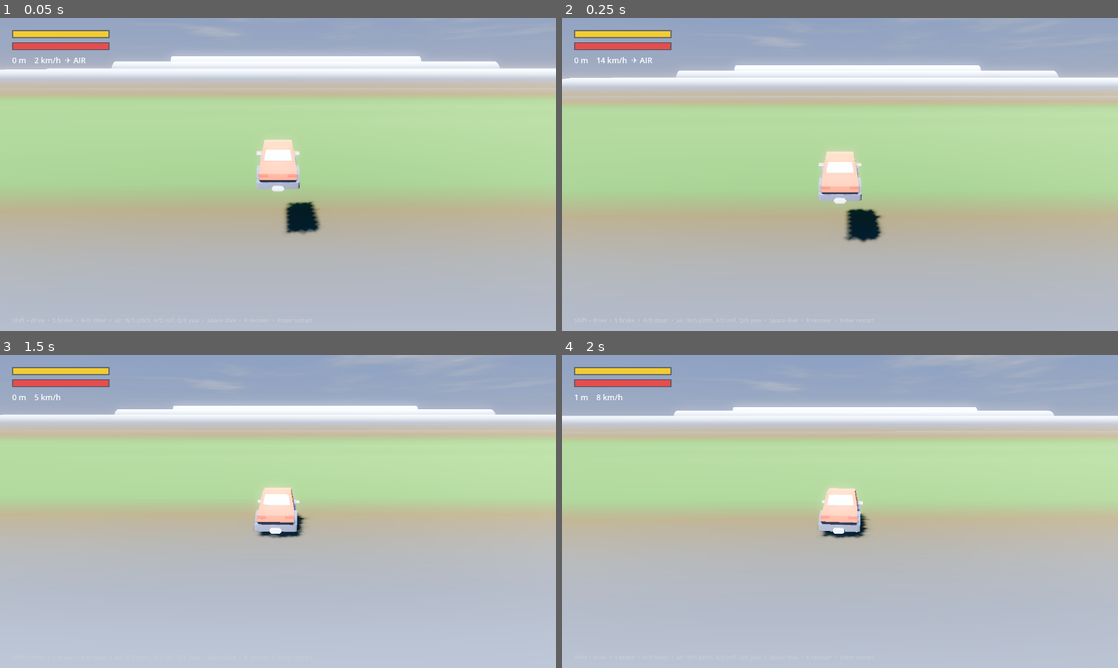
Above: before the commit, frames 1-4 (two rows, left to right).
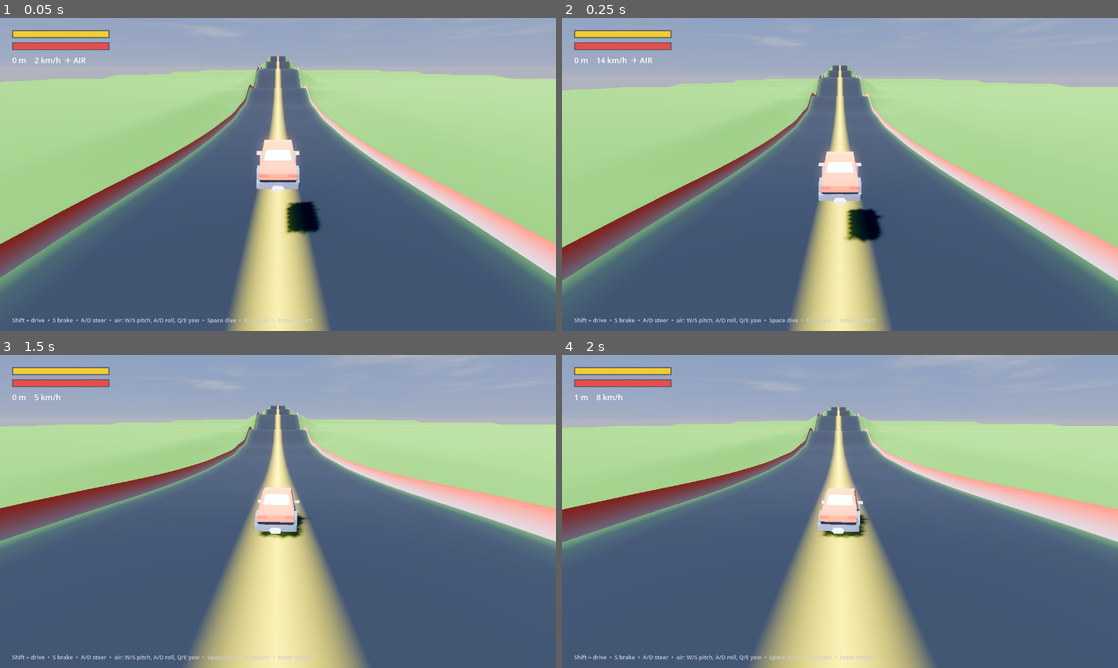
Above: after the commit, the same moments.

Repository: MilkManManiac/HillClimbRacer
Game: Godot game, scene res://scenes/HillClimb.tscn
The game is run twice, just before and just after one commit, with the same random seed, the same clock (stepped at 60 frames per second) and the same inputs.
Inputs (mouse positions are in pixels of both pictures, inside the frame that each line leads up to):
- Up to frame 1 (0.05 s): no input
- Up to frame 2 (0.25 s): no input
- Up to frame 3 (1.5 s): tap Enter at 0.5 s; move the mouse to (400, 495) at 0.52 s; hold D (turn_right) 0.53-1.25 s; tap E (speak) at 0.6 s; click (400, 495) at 0.67 s; tap Space at 0.77 s; drag from (166, 527) to (250, 574) at 1.27 s
- Up to frame 4 (2 s): no input

The runs differ from the first frame. In frame 1, 63% of the frame differs, in the area x 0-100%, y 12-100%; in frame 2, 61%; in frame 3, 69%, in the area x 0-100%, y 16-100%; in frame 4, 69%.

Commit message:
HC: center road with hills + guardrails + off-road crash, reverse pitch, nicer terrain
- W now leans forward (nose down), S leans back (reversed)
- Terrain: hills only on the center road; ground flattens to grass on the sides.
  Asphalt road + yellow centerline coloring; higher resolution (smoother)
- Streaming guardrail barriers follow the road edge height (collision) so you can't
  drive off the sides; jump the rail and land off-road and you crash (health->0)
- Wire road width from terrain to car

Co-Authored-By: Claude Opus 4.8 (1M context) <noreply@anthropic.com>

Diff:
--- a/scripts/hc/HCCar.gd
+++ b/scripts/hc/HCCar.gd
@@ -29,6 +29,7 @@
 @export var air_yaw_torque: float = 6.0
 @export var max_fuel: float = 600.0   # generous for the feel/air sandbox (tune later)
 @export var max_health: float = 100.0
+@export var road_half: float = 14.0   # land outside this (jumped the rail) -> crash
 @export var land_damage_speed: float = 12.0  # vertical impact speed before damage starts
 
 var fuel: float = 100.0
@@ -97,8 +98,8 @@
 	var braking := Input.get_action_strength("brake")
 	var steer_in := Input.get_axis("turn_right", "turn_left")
 	var pitch_in := 0.0
-	if Input.is_key_pressed(KEY_W): pitch_in += 1.0
-	if Input.is_key_pressed(KEY_S): pitch_in -= 1.0
+	if Input.is_key_pressed(KEY_W): pitch_in -= 1.0   # W = nose down / lean forward
+	if Input.is_key_pressed(KEY_S): pitch_in += 1.0   # S = nose up / lean back
 
 	if _grounded:
 		# drive / brake (fuel-gated)
@@ -157,6 +158,9 @@
 	_last_up = up
 
 	# --- fuel/health bookkeeping -------------------------------------------
+	# crash if you land/roll off the road (past the rails)
+	if _grounded and absf(global_position.x) > road_half + 1.5:
+		health = 0.0
 	fuel = maxf(fuel, 0.0)
 	distance = maxf(distance, -global_position.z)
 	if health <= 0.0 or (fuel <= 0.0 and speed < 0.5 and _grounded):
--- a/scripts/hc/HCMain.gd
+++ b/scripts/hc/HCMain.gd
@@ -39,6 +39,7 @@
 	_car = RigidBody3D.new()
 	_car.set_script(HCCarScript)
 	add_child(_car)
+	_car.set("road_half", _terrain.get("road_half_width"))
 	# place start above the terrain so it drops onto it
 	_start.y = _terrain.call("height_at", 0.0, 0.0) + 4.0
 	_car.global_position = _start
--- a/scripts/hc/HCTerrain.gd
+++ b/scripts/hc/HCTerrain.gd
@@ -1,26 +1,29 @@
 extends Node3D
-## Endless forward-corridor heightfield for the Hill-Climb sandbox. Chunks stream in
-## ahead of the car (forward = -Z) and free behind. Terrain amplitude/roughness grows
-## with distance so the run escalates from gentle hills to mountainous big-air terrain.
-## Each chunk has trimesh collision the raycast-wheel car drives on. Invisible side
-## walls keep the car in the lateral band.
+## Endless forward-corridor terrain for the Hill-Climb sandbox. A ROAD runs down the
+## center (x≈0): it rolls up and down over hills (amplitude grows with distance), while
+## the ground to the sides flattens out — hills are only on the road. Guardrail barriers
+## line the road edges (collision) so you can't drive off; jump them and land off-road
+## and you crash. Chunks stream in ahead and free behind; solid HeightMapShape3D collision.
 
-const CHUNK := 64.0       # chunk size (m)
-const RES := 22           # grid cells per chunk side
-const LAT := 3            # chunks each side of centerline -> band width = (2*LAT+1)*CHUNK
-const AHEAD := 11         # chunks generated ahead (in -Z)
-const BEHIND := 3         # chunks kept behind
+const CHUNK := 64.0
+const RES := 30           # grid cells per chunk side (higher = smoother)
+const LAT := 3
+const AHEAD := 11
+const BEHIND := 3
 
-@export var base_amp: float = 3.0     # gentle near the start
-@export var max_amp: float = 48.0     # tall but broad/climbable launch ramps far out
-@export var ramp_dist: float = 500.0  # ramps up sooner so air gets fun fast
+@export var base_amp: float = 3.0
+@export var max_amp: float = 48.0
+@export var ramp_dist: float = 500.0
+@export var road_half_width: float = 14.0   # drivable road half-width
+@export var edge_falloff: float = 16.0       # how fast hills fade to flat off the road
+@export var side_amp: float = 0.10           # leftover hilliness on the flat sides
+@export var rail_height: float = 1.6
 
 var _noise := FastNoiseLite.new()
-var _rough := FastNoiseLite.new()
-var _chunks := {}          # Vector2i(cx,cz) -> MeshInstance3D
+var _chunks := {}
 var _target: Node3D
-var _wall_l: StaticBody3D
-var _wall_r: StaticBody3D
+var _barriers: Array[Node3D] = []
+var _last_barrier_cz := 999999
 
 func _ready() -> void:
 	_noise.seed = 1234
@@ -28,45 +31,37 @@
 	_noise.fractal_type = FastNoiseLite.FRACTAL_FBM
 	_noise.frequency = 0.011
 	_noise.fractal_octaves = 2
-	_rough.seed = 99
-	_rough.noise_type = FastNoiseLite.TYPE_SIMPLEX
-	_rough.frequency = 0.05
-	_build_walls()
 
 func set_target(t: Node3D) -> void:
 	_target = t
 	_update_chunks(true)
 
-## STRAIGHT ROAD with hills: height depends only on forward distance (z), so the surface
-## is flat across the width and rolls up/down along the road — clean ramps to build speed
-## on downhills and launch off crests. Amplitude grows the further (-Z) you go.
-func height_at(_x: float, z: float) -> float:
+## Height: rolling hills on the road (center), flattening to the sides.
+func height_at(x: float, z: float) -> float:
 	var d: float = maxf(0.0, -z)
 	var amp: float = lerpf(base_amp, max_amp, clamp(d / ramp_dist, 0.0, 1.0))
-	var n: float = _noise.get_noise_1d(z)               # 1D rolling hills along the road
-	return n * amp
+	var prof: float = _noise.get_noise_1d(z)
+	var edge: float = smoothstep(road_half_width, road_half_width + edge_falloff, absf(x))
+	var amp_here: float = lerpf(amp, amp * side_amp, edge)
+	return prof * amp_here
 
 func _physics_process(_delta: float) -> void:
 	if _target:
 		_update_chunks(false)
-		_follow_walls()
 
 # --- streaming ---------------------------------------------------------------
 
 func _update_chunks(initial: bool) -> void:
 	var pz: int = int(floor(_target.global_position.z / CHUNK))
 	var px: int = int(floor(_target.global_position.x / CHUNK))
-	# desired chunk set: lateral band, from BEHIND (+Z) to AHEAD (-Z)
 	var wanted := {}
 	for cz in range(pz - AHEAD, pz + BEHIND + 1):
 		for cx in range(px - LAT, px + LAT + 1):
 			wanted[Vector2i(cx, cz)] = true
-	# free chunks no longer wanted
 	for key in _chunks.keys():
 		if not wanted.has(key):
 			_chunks[key].queue_free()
 			_chunks.erase(key)
-	# build a few new chunks per frame (all of them on the initial pass)
 	var budget := 999 if initial else 3
 	for key in wanted.keys():
 		if budget <= 0:
@@ -74,6 +69,9 @@
 		if not _chunks.has(key):
 			_chunks[key] = _build_chunk(key)
 			budget -= 1
+	if initial or pz != _last_barrier_cz:
+		_last_barrier_cz = pz
+		_rebuild_barriers(pz)
 
 func _build_chunk(key: Vector2i) -> Node3D:
 	var ox := float(key.x) * CHUNK
@@ -88,8 +86,7 @@
 			var z := oz + float(iz) * step
 			var y := height_at(x, z)
 			heights.append(y)
-			st.set_color(_color_for(y, z))
-			st.set_uv(Vector2(float(ix) / RES, float(iz) / RES))
+			st.set_color(_color_for(x, y))
 			st.add_vertex(Vector3(x, y, z))
 	var row := RES + 1
 	for iz in range(RES):
@@ -107,7 +104,6 @@
 	mi.mesh = st.commit()
 	mi.material_override = _terrain_mat()
 	container.add_child(mi)
-	# solid heightmap collision (robust vs fast landings; trimesh tunnels)
 	var hm := HeightMapShape3D.new()
 	hm.map_width = RES + 1
 	hm.map_depth = RES + 1
@@ -122,23 +118,14 @@
 	add_child(container)
 	return container
 
-func _color_for(y: float, z: float) -> Color:
-	# low-poly tint by height: green -> brown -> rock -> snow on the big stuff
-	var d: float = maxf(0.0, -z)
-	var amp: float = lerpf(base_amp, max_amp, clamp(d / ramp_dist, 0.0, 1.0))
-	var t: float = clamp((y + amp * 0.3) / maxf(amp, 1.0), -1.0, 1.0)
-	var grass := Color(0.30, 0.45, 0.22)
-	var dirt := Color(0.40, 0.33, 0.22)
-	var rock := Color(0.38, 0.37, 0.40)
-	var snow := Color(0.92, 0.94, 0.98)
-	var c: Color
-	if t < 0.2:
-		c = grass.lerp(dirt, clamp(t / 0.2, 0.0, 1.0))
-	elif t < 0.55:
-		c = dirt.lerp(rock, (t - 0.2) / 0.35)
-	else:
-		c = rock.lerp(snow, clamp((t - 0.55) / 0.35, 0.0, 1.0))
-	return c
+func _color_for(x: float, _y: float) -> Color:
+	var ax := absf(x)
+	var asphalt := Color(0.16, 0.16, 0.18)
+	var grass := Color(0.28, 0.44, 0.20)
+	if ax < 0.45:
+		return Color(0.82, 0.70, 0.20)   # center line
+	var edge := smoothstep(road_half_width - 2.0, road_half_width + 2.0, ax)
+	return asphalt.lerp(grass, edge)
 
 var _mat: StandardMaterial3D
 func _terrain_mat() -> StandardMaterial3D:
@@ -148,31 +135,51 @@
 	_mat.vertex_color_use_as_albedo = true
 	_mat.roughness = 1.0
 	_mat.specular_mode = BaseMaterial3D.SPECULAR_DISABLED
-	_mat.cull_mode = BaseMaterial3D.CULL_DISABLED   # double-sided: fixes see-through faces
+	_mat.cull_mode = BaseMaterial3D.CULL_DISABLED
 	return _mat
 
-# --- lateral containment walls ----------------------------------------------
+# --- guardrail barriers (follow the road edge height, stream with the player) -
 
-func _build_walls() -> void:
-	var band := float(LAT) * CHUNK + CHUNK * 0.5
-	_wall_l = _make_wall()
-	_wall_r = _make_wall()
-	_wall_l.position.x = -band
-	_wall_r.position.x = band
+func _rebuild_barriers(pz: int) -> void:
+	for b in _barriers:
+		b.queue_free()
+	_barriers.clear()
+	var z0 := float(pz - AHEAD) * CHUNK
+	var z1 := float(pz + BEHIND + 1) * CHUNK
+	_barriers.append(_build_rail(-road_half_width, z0, z1))
+	_barriers.append(_build_rail(road_half_width, z0, z1))
 
-func _make_wall() -> StaticBody3D:
-	var body := StaticBody3D.new()
-	var cs := CollisionShape3D.new()
-	var box := BoxShape3D.new()
-	box.size = Vector3(2.0, 120.0, 6000.0)
-	cs.shape = box
-	body.add_child(cs)
-	add_child(body)
-	return body
-
-func _follow_walls() -> void:
-	var z := _target.global_position.z
-	_wall_l.position.z = z
-	_wall_r.position.z = z
-	_wall_l.position.y = 40.0
-	_wall_r.position.y = 40.0
+func _build_rail(xpos: float, z0: float, z1: float) -> Node3D:
+	var st := SurfaceTool.new()
+	st.begin(Mesh.PRIMITIVE_TRIANGLES)
+	var step := 4.0
+	var rings := 0
+	var z := z0
+	while z <= z1:
+		var ey := height_at(xpos, z)
+		st.set_color(Color(0.75, 0.75, 0.8))
+		st.add_vertex(Vector3(xpos, ey - 0.3, z))
+		st.set_color(Color(0.9, 0.3, 0.25))
+		st.add_vertex(Vector3(xpos, ey + rail_height, z))
+		rings += 1
+		z += step
+	for r in range(rings - 1):
+		var a := r * 2
+		var b := r * 2 + 1
+		var c := (r + 1) * 2
+		var dd := (r + 1) * 2 + 1
+		st.add_index(a); st.add_index(c); st.add_index(b)
+		st.add_index(b); st.add_index(c); st.add_index(dd)
+	st.generate_normals()
+	var container := Node3D.new()
+	var mi := MeshInstance3D.new()
+	mi.mesh = st.commit()
+	var mat := StandardMaterial3D.new()
+	mat.vertex_color_use_as_albedo = true
+	mat.roughness = 0.6
+	mat.cull_mode = BaseMaterial3D.CULL_DISABLED
+	mi.material_override = mat
+	container.add_child(mi)
+	mi.create_trimesh_collision()
+	add_child(container)
+	return container
